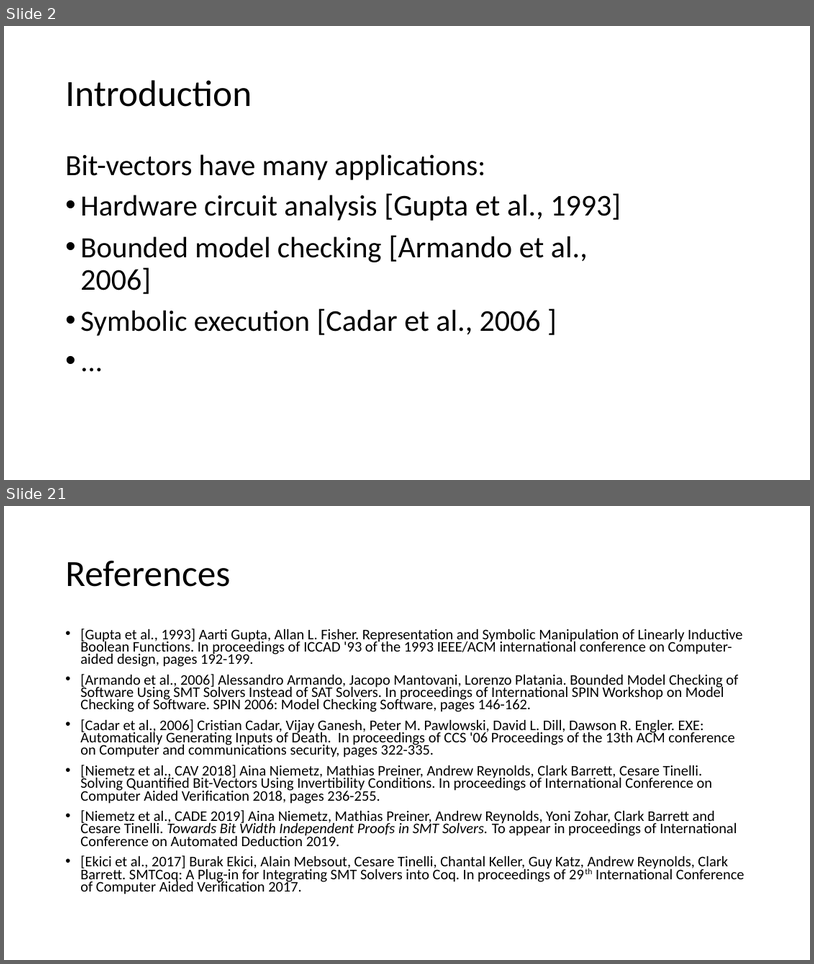
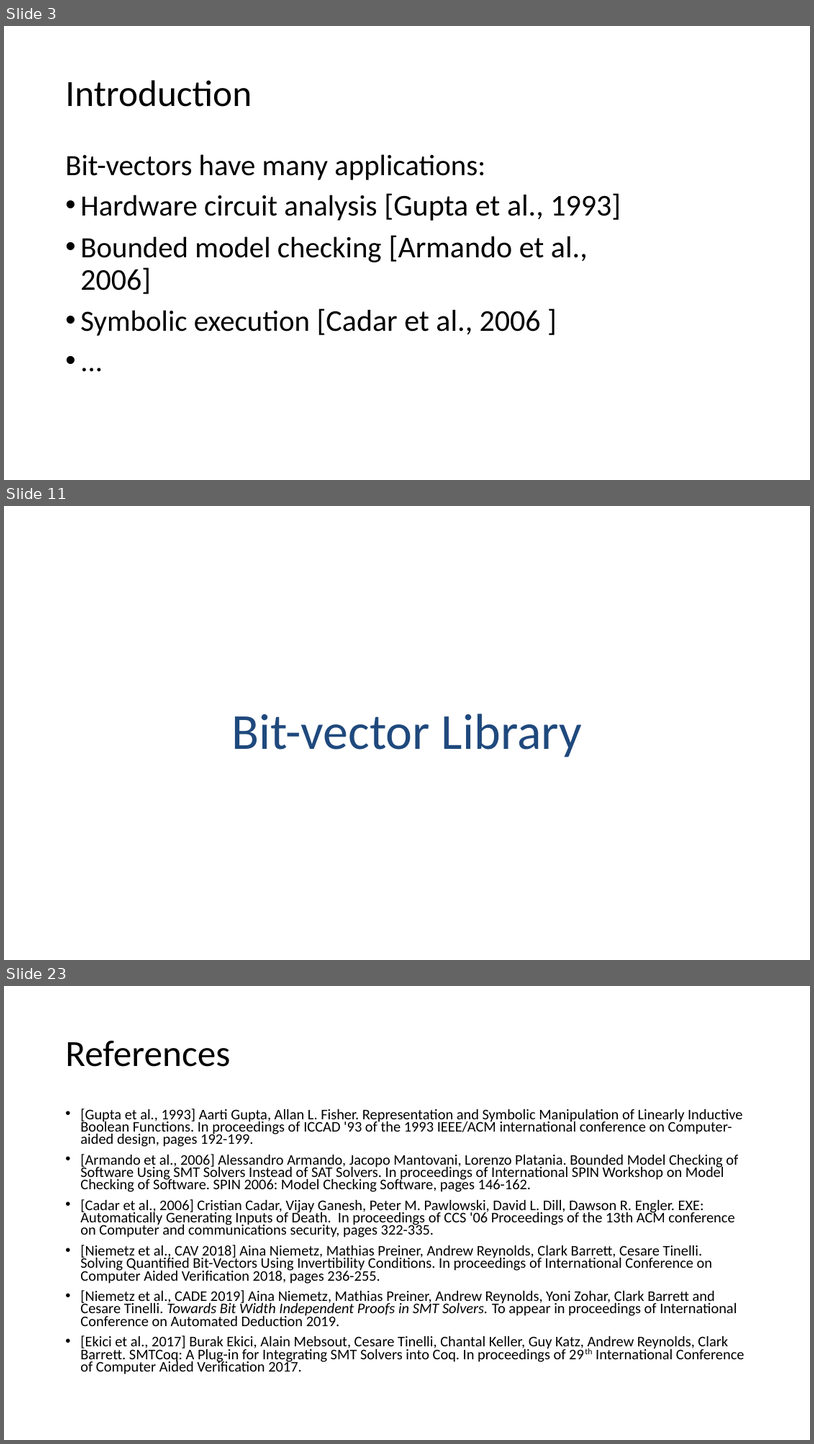
Before and after one commit to arjunvish/pxtp2019presentation, a slide deck: Presentation.pptx. Shown one above the other, each under a label of ours: slides 2 and 21 before the commit, slides 3, 11 and 23 after it; the slides between them are not shown. The pictures are 814x964 and 814x1444 pixels, drawn with LibreOffice and Linux fonts; fonts in the diff are those of the drawing. Boxes give left, top, right and bottom in pixels: in the first picture for what was removed or moved away, otherwise in the second. Text is boxed around its words. In the diff, an @@ line names an element or a change of style, - is before the commit and + after.

```diff
--- a/Presentation.pptx
+++ b/Presentation.pptx
@@ slide 11 added at [4, 506, 810, 960], background #FFFFFF @@
@@ title added at [232, 713, 582, 757], 60 pt, text #1F497D @@
+Bit-vector Library
@@ what was slide 2 is now slide 3 @@
@@ what was slide 21 is now slide 23 @@
```
Also in this commit, not shown: 16 slides changed, 2 other slides added, 1 other file.
